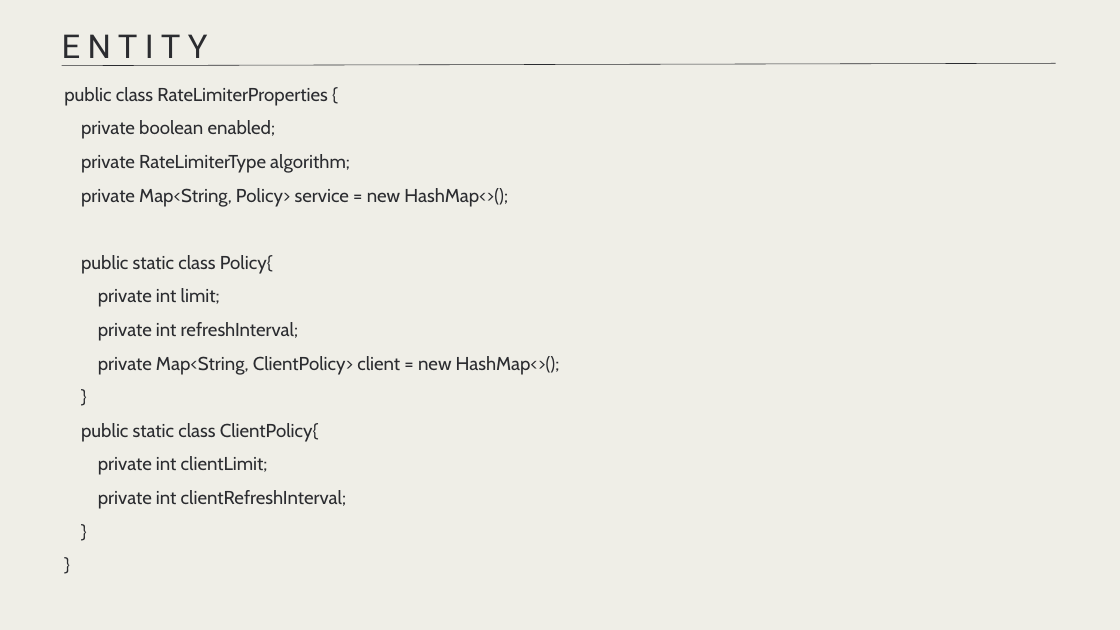
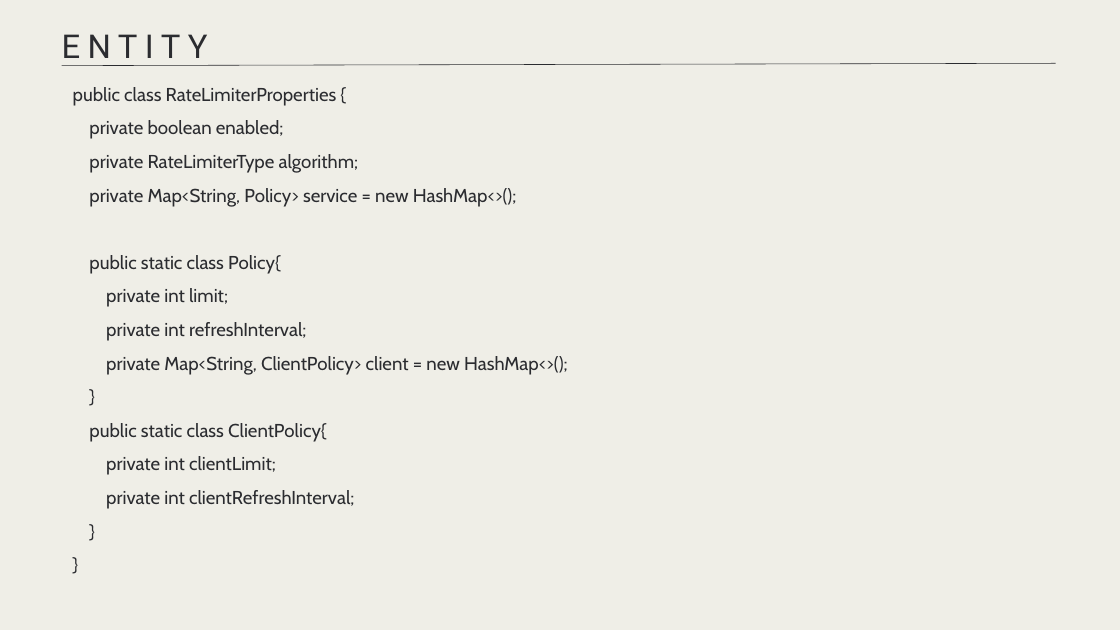
Before and after one commit to amanjot-singh10/intuit-rate-limiter, a slide deck: slide 9 of Intuit_Rate_Limiter_Craft_Demo.pptx. Drawn at 1120x630 pixels with LibreOffice and Linux fonts; fonts in the diff are those of the drawing. Boxes give left, top, right and bottom in pixels: in the first picture for what was removed or moved away, otherwise in the second. Text is boxed around its words. In the diff, an @@ line names an element or a change of style, - is before the commit and + after.

```diff
--- a/Intuit_Rate_Limiter_Craft_Demo.pptx
+++ b/Intuit_Rate_Limiter_Craft_Demo.pptx
@@ text "public class RateLimiterProperties {": place and size @@
-text "public class RateLimiterProperties {" at box(64, 87, 560, 509)
+text "public class RateLimiterProperties {" at box(73, 87, 568, 509)
```
Also in this commit, not shown: 2 slides added, 26 other files.
